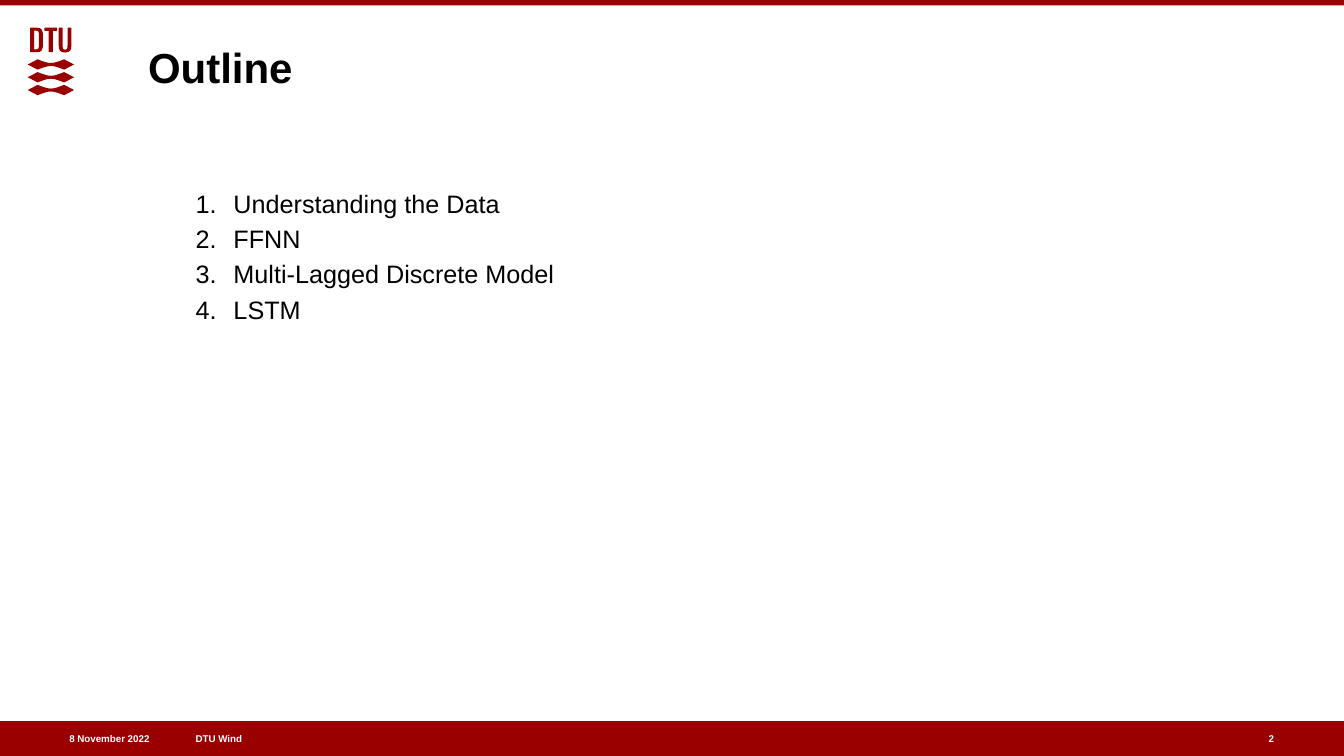
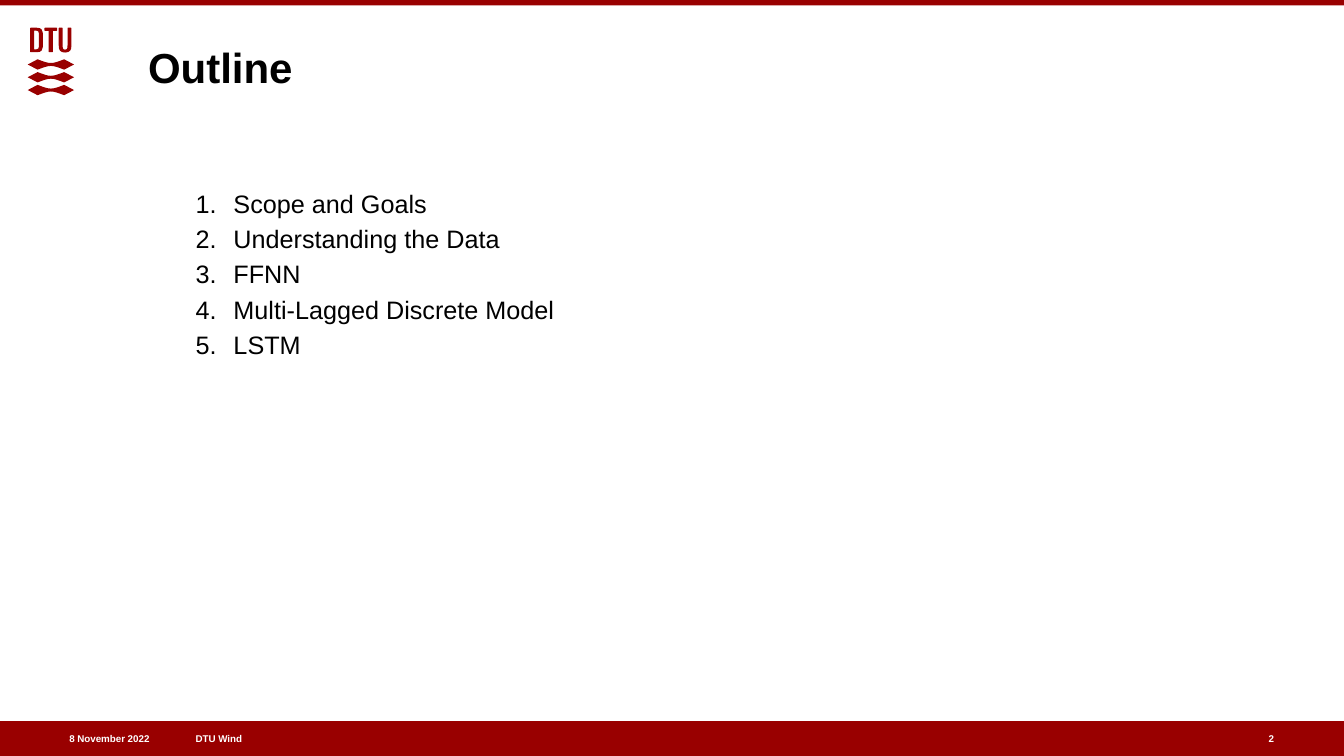
Before and after one commit to joramdevries/ProbabilisticMethods, a slide deck: slide 2 of Final_Project/FeedbackPresentation.pptx. Drawn at 1344x756 pixels with LibreOffice and Linux fonts; fonts in the diff are those of the drawing. Boxes give left, top, right and bottom in pixels: in the first picture for what was removed or moved away, otherwise in the second. Text is boxed around its words. In the diff, an @@ line names an element or a change of style, - is before the commit and + after.

```diff
--- a/Final_Project/FeedbackPresentation.pptx
+++ b/Final_Project/FeedbackPresentation.pptx
@@ text at <box>233,194,427,219</box>: paragraph added @@
+1. Scope and Goals
```
Also in this commit, not shown: 2 other slides changed, 1 slide added, 6 other files.
